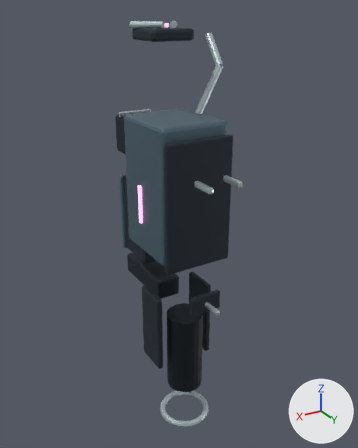
A saved change to the Blender file tools/godot-weapons/blender-art/masters/weapon-9.blend.
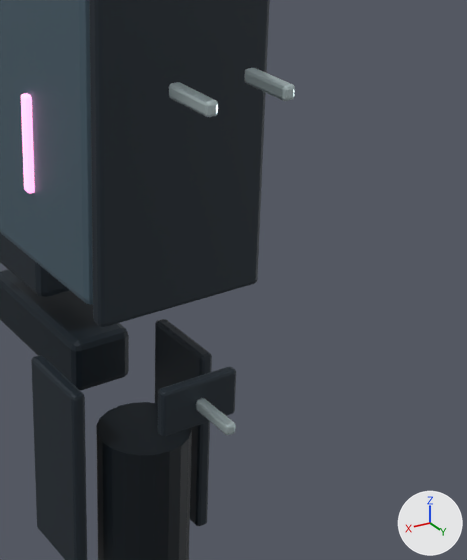
Each version is shown whole from a 50 mm camera at (0.607, 1.031, 0.285) aimed at (-0.042, -0.05, -0.256), then close up on the part from 36% to 86% of the width and 33% to 81% of the height. Lighting does not change. The marker at lower right points along +X, +Y and +Z. The older version's two pictures come first.

The first close-up shows 'barrel-assembly-cavity', 'body-dark', 'body-glow', 'body-light', 'body-rubber', 'body-trim', 'feed-dark'.
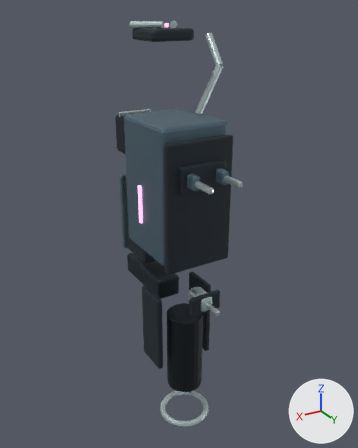
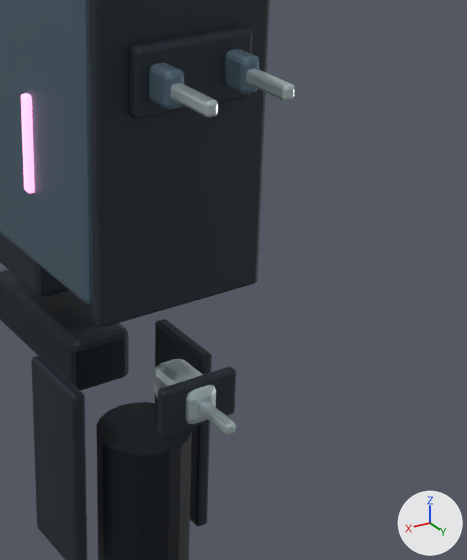
Patch to the scene script:
```diff
--- a/tools/godot-weapons/blender-art/masters/weapon-9.blend.py
+++ b/tools/godot-weapons/blender-art/masters/weapon-9.blend.py
@@ me_cube_457 @@
 # used by ob_body_light; parent = ob_body; location = (0.0, -0.004, -0.12)
-me_cube_457.from_pydata(...)  # 56 vertices, 54 faces; spans x -0.09..0.09, y -0.1..0.1, z -0.17..0.17
+me_cube_457.from_pydata(...)  # 168 vertices, 162 faces; spans x -0.09..0.09, y -0.1..0.167, z -0.17..0.17
+# me_cube_457 part 1: a new loose piece of 56 vertices spanning x -0.049..-0.03, y 0.117..0.167, z 0.038..0.072, in mat_light (blue #617886)
+# me_cube_457 part 2: a new loose piece of 56 vertices spanning x 0.03..0.049, y 0.117..0.167, z 0.038..0.072, in mat_light (blue #617886)
 me_cube_457.materials.append(mat_light)
@@ me_torus_070 @@
 # used by ob_body_trim; parent = ob_body; location = (0.0, 0.05, -0.809)
-me_torus_070.from_pydata(...)  # 648 vertices, 586 faces; spans x -0.149..0.073, y -0.234..0.167, z -0.009..1.072
+me_torus_070.from_pydata(...)  # 704 vertices, 640 faces; spans x -0.149..0.073, y -0.234..0.167, z -0.009..1.072
+# me_torus_070 part 3: a new loose piece of 56 vertices spanning x -0.019..0.019, y 0.041..0.109, z 0.399..0.44, in mat_trim (light grey #c5d6d8)
 me_torus_070.materials.append(mat_trim)
```

What differs and where, as boxes [x1, y1, x2, y2] in the close-ups (467 x 560 px):
part 1 of me_cube_457, added (blue)
    after: [224, 49, 259, 94]
part 2 of me_cube_457, added (blue)
    after: [149, 62, 184, 109]
part 3 of me_torus_070, added
    after: [154, 359, 216, 424]
